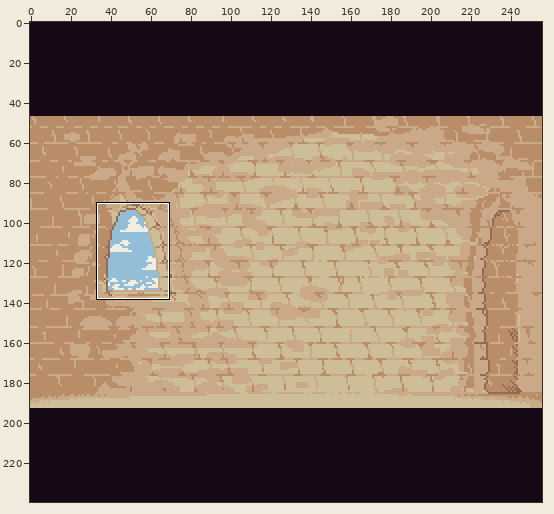
A sprite sheet gets an edit: src/screens/tower/background.png. Above, an overview of the earlier version with the close-up marked.
Close-up. Before the commit:
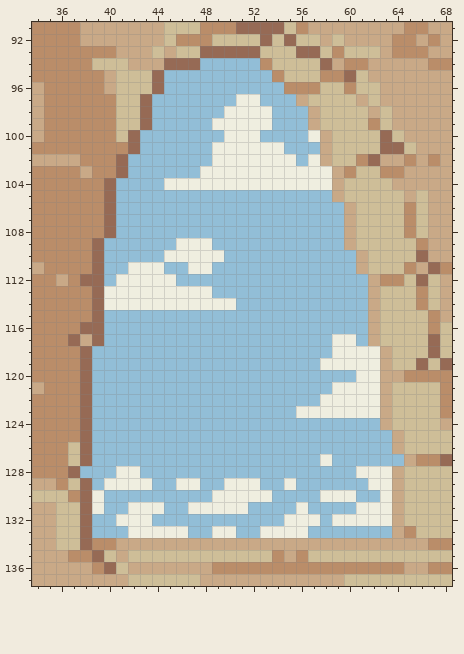
The file is 256x240 pixels. Shown: x 34..68, y 91..137. The commit also changed other parts of the picture, which this record leaves out.
After:
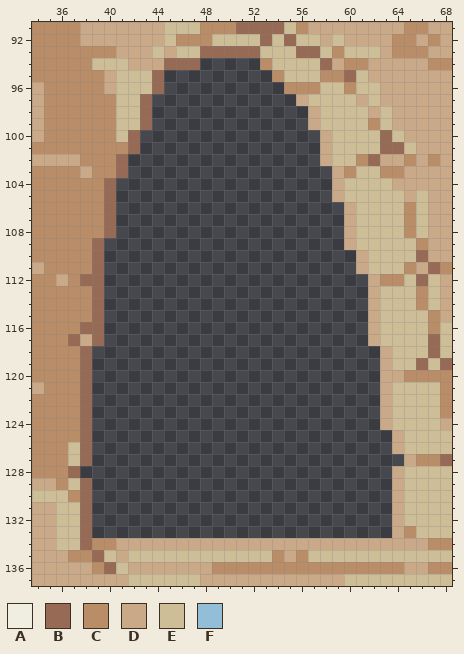
Palette (. is transparent): A #efeee0  B #966a55  C #ba8d69  D #c9a987  E #cebe98  F #92bed7
From old to new:
@@ x 34..68 @@
  93 CCCCCCCDDDEDEEBBBBBEEEBBECEEEDCCCDD
- 94 CCCCCEEEDDDBBBFFFFFCEEEEBDCCDDDDDCC
- 95 CCCCCCDEEEBFFFFFFFFFCEEECCBEDDDDDDD
- 96 DCCCCCDEEEBFFFFFFFFFFCCCEECEEDDDDDD
- 97 DCCCCCCEEBFFFFFFFAAFFFDEEEEDEDDDDDD
- 98 DCCCCCCEEBFFFFFFAAAAFFFDEEEEDEDDDDD
- 99 DCCCCCCEEBFFFFFAAAAAFFFDEEEECEDDDDD
-100 DCCCCCCEBFFFFFFFAAAFFFFADEEEEBEDDDD
-101 CCCCCCCCBFFFFFFAAAAAAFFFDEEEEBBEDDD
-102 DDDDCCCBFFFFFFFAAAAAAAFADEECBDDCDCD
-103 CCCCDCCBFFFFFFAAAAAAAAAAADCEECCDDDD
-104 CCCCCCBFFFFAAAAAAAAAAAAAADEEEEDDDDD
-105 CCCCCCBFFFFFFFFFFFFFFFFFFDEEEEEDEDD
-106 CCCCCCBFFFFFFFFFFFFFFFFFFFDEEEECEDD
-107 CCCCCCBFFFFFFFFFFFFFFFFFFFDEEEECEDD
-108 CCCCCCBFFFFFFFFFFFFFFFFFFFDEEEECEDD
-109 CCCCCBFFFFFFAAAFFFFFFFFFFFDEEEEECDD
-110 CCCCCBFFFFFAAAAAFFFFFFFFFFFDEEEEBDD
-111 DCCCCBFFAAAFFAAFFFFFFFFFFFFDEEECDBC
-112 CCDCBBFAAAAAFFFFFFFFFFFFFFFFDCCEBED
-113 CCCCCBAAAAAAAAAFFFFFFFFFFFFFDEEECED
-114 CCCCCBAAAAAAAAAAAFFFFFFFFFFFDEEECED
-115 CCCCCBFFFFFFFFFFFFFFFFFFFFFFDEEEECD
-116 CCCCBBFFFFFFFFFFFFFFFFFFFFFFDEEEECE
-117 CCCBDBFFFFFFFFFFFFFFFFFFFAAFDEEEEBE
-118 CCCCBFFFFFFFFFFFFFFFFFFFFAAAADEEEBE
-119 CCCCBFFFFFFFFFFFFFFFFFFFAAAAADEEBEB
-120 CCCCBFFFFFFFFFFFFFFFFFFFFFFAADDCCCC
-121 DCCCBFFFFFFFFFFFFFFFFFFFFAAAADEEEEC
-122 CCCCBFFFFFFFFFFFFFFFFFFFAAAAADEEEEC
-123 CCCCBFFFFFFFFFFFFFFFFFAAAAAAADEEEEC
-124 CCCCBFFFFFFFFFFFFFFFFFFFFFFFFDEEEED
-125 CCCCBFFFFFFFFFFFFFFFFFFFFFFFFFDEEEE
-126 CCCEBFFFFFFFFFFFFFFFFFFFFFFFFFDEEEE
-127 CCCEBFFFFFFFFFFFFFFFFFFFAFFFFFFDCCB
-128 CCCBFFFAAFFFFFFFFFFFFFFFFFFAAADEEEE
-129 DDCEBFAAAAFFAAFFAAAFFAFFFFFFAADEEEE
-130 EEECBAFFFFFFFFFAAAAAFFFFAAAFFADEEEE
-131 DDEEBAFFAAAFFAAAAAFFFFAFFFFAAADEEEE
-132 DDEEBFFAAAFFFFFFFFFFFAAAFAAAAADEEEE
-133 DDEEBFFFAAAAAFFAAFFAAAAFFFFFFFDCEEE
+ 94 CCCCCEEEDDDBBB.....CEEEEBDCCDDDDDCC
+ 95 CCCCCCDEEEB.........CEEECCBEDDDDDDD
+ 96 DCCCCCDEEEB..........CCCEECEEDDDDDD
+ 97 DCCCCCCEEB............DEEEEDEDDDDDD
+ 98 DCCCCCCEEB.............DEEEEDEDDDDD
+ 99 DCCCCCCEEB.............DEEEECEDDDDD
+100 DCCCCCCEB...............DEEEEBEDDDD
+101 CCCCCCCCB...............DEEEEBBEDDD
+102 DDDDCCCB................DEECBDDCDCD
+103 CCCCDCCB.................DCEECCDDDD
+104 CCCCCCB..................DEEEEDDDDD
+105 CCCCCCB..................DEEEEEDEDD
+106 CCCCCCB...................DEEEECEDD
+107 CCCCCCB...................DEEEECEDD
+108 CCCCCCB...................DEEEECEDD
+109 CCCCCB....................DEEEEECDD
+110 CCCCCB.....................DEEEEBDD
+111 DCCCCB.....................DEEECDBC
+112 CCDCBB......................DCCEBED
+113 CCCCCB......................DEEECED
+114 CCCCCB......................DEEECED
+115 CCCCCB......................DEEEECD
+116 CCCCBB......................DEEEECE
+117 CCCBDB......................DEEEEBE
+118 CCCCB........................DEEEBE
+119 CCCCB........................DEEBEB
+120 CCCCB........................DDCCCC
+121 DCCCB........................DEEEEC
+122 CCCCB........................DEEEEC
+123 CCCCB........................DEEEEC
+124 CCCCB........................DEEEED
+125 CCCCB.........................DEEEE
+126 CCCEB.........................DEEEE
+127 CCCEB..........................DCCB
+128 CCCB..........................DEEEE
+129 DDCEB.........................DEEEE
+130 EEECB.........................DEEEE
+131 DDEEB.........................DEEEE
+132 DDEEB.........................DEEEE
+133 DDEEB.........................DCEEE
 134 DDEEBCCDDDDDDDDDDDDDDDDDDDDDDDDDDCC
Where, in picture pixels (left, top, right, bottom), the same in both close-ups:
erased: (80, 58, 404, 538)
